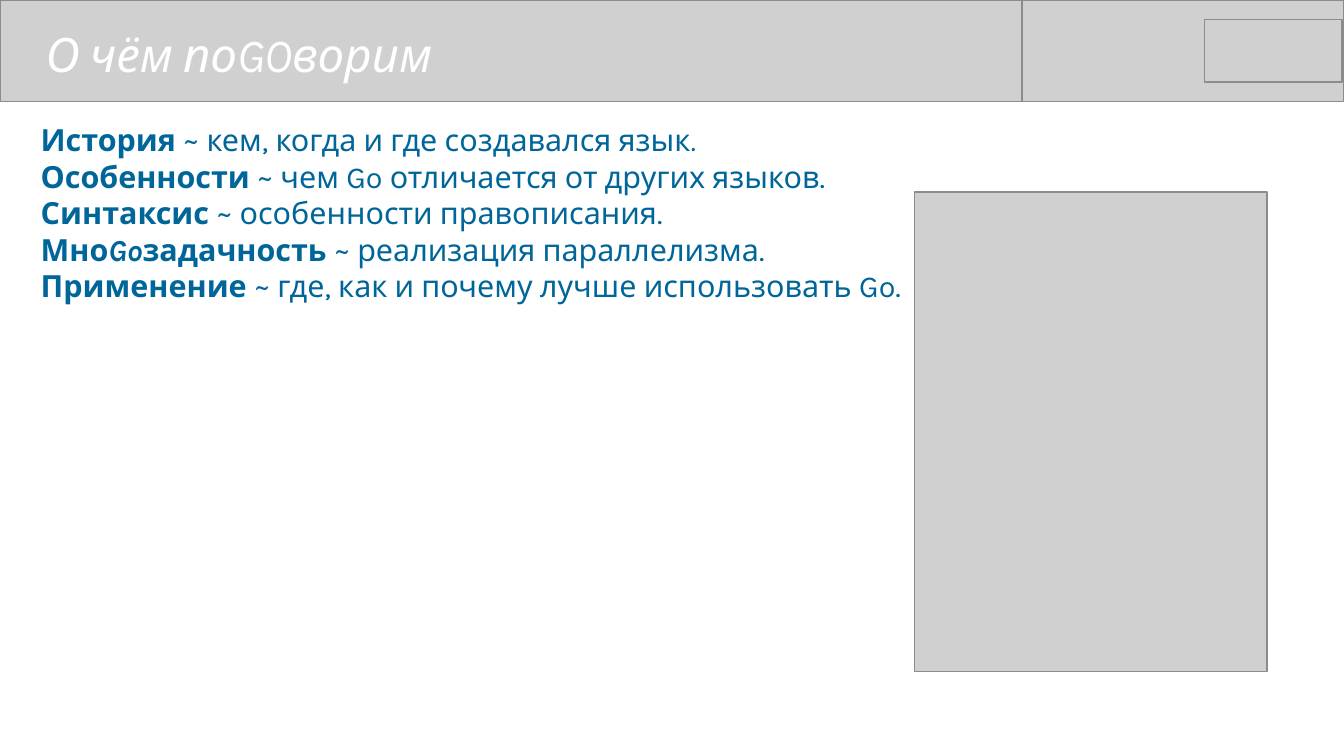
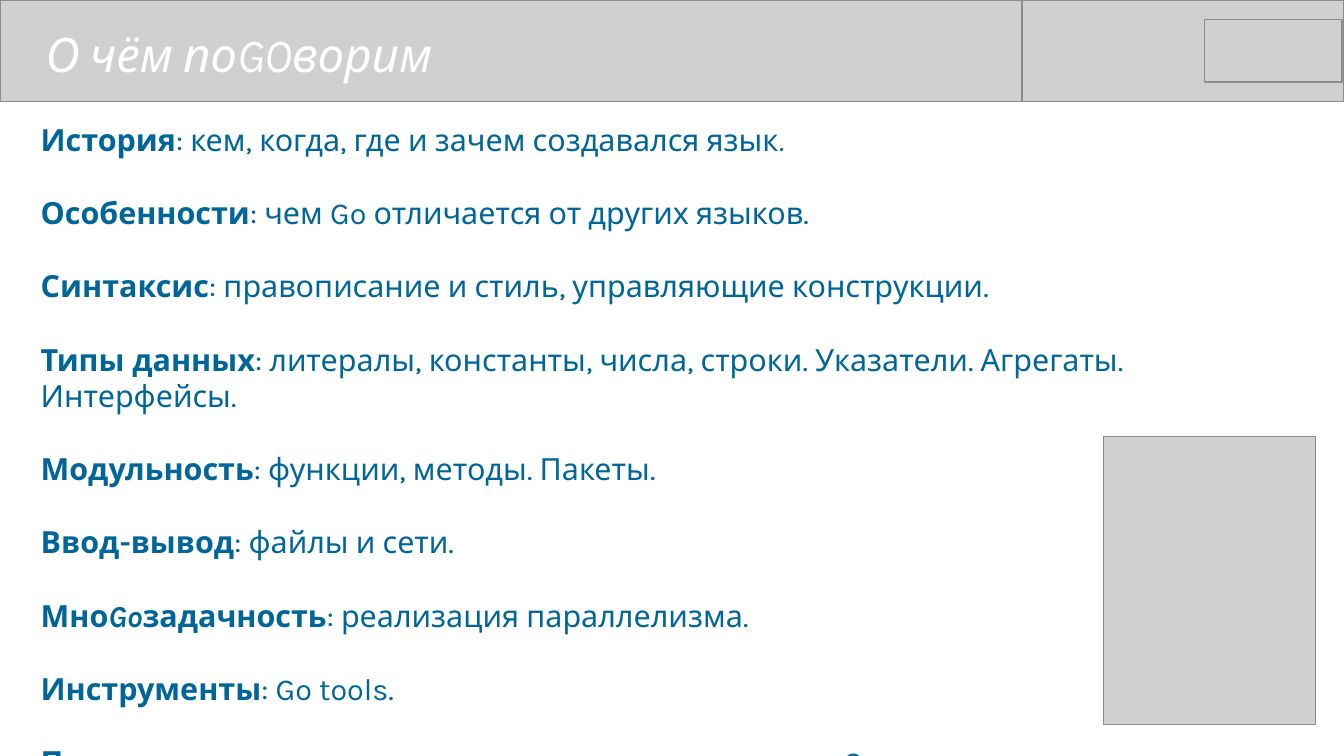
Before and after one commit to mike-shock/Go_language, a slide deck: slide 2 of Go_Intro.odp. Drawn at 1344x756 pixels with LibreOffice and Linux fonts; fonts in the diff are those of the drawing; grey boxes stand for pictures. Boxes give left, top, right and bottom in pixels: in the first picture for what was removed or moved away, otherwise in the second. Text is boxed around its words. In the diff, an @@ line names an element or a change of style, - is before the commit and + after.

```diff
--- a/Go_Intro.odp
+++ b/Go_Intro.odp
@@ text at <box>41,129,1118,708</box>: text changed @@
-История ~ кем, когда и где создавался язык.
-Особенности ~ чем Go отличается от других языков.
-Синтаксис ~ особенности правописания.
-МноGoзадачность ~ реализация параллелизма.
-Применение ~ где, как и почему лучше использовать Go.
+История: кем, когда, где и зачем создавался язык.
+Особенности: чем Go отличается от других языков.
+Синтаксис: правописание и стиль, управляющие конструкции.
+Типы данных: литералы, константы, числа, строки. Указатели. Агрегаты. Интерфейсы.
+Модульность: функции, методы. Пакеты.
+Ввод-вывод: файлы и сети.
+МноGoзадачность: реализация параллелизма.
+Инструменты: Go tools.
+Применение: где, как и почему лучше использовать Go.
@@ picture: place and size @@
-picture at <box>915,191,1267,672</box>
+picture at <box>1105,437,1317,724</box>
```
Also in this commit, not shown: 4 other slides changed, 7 slides added, 5 other files.
